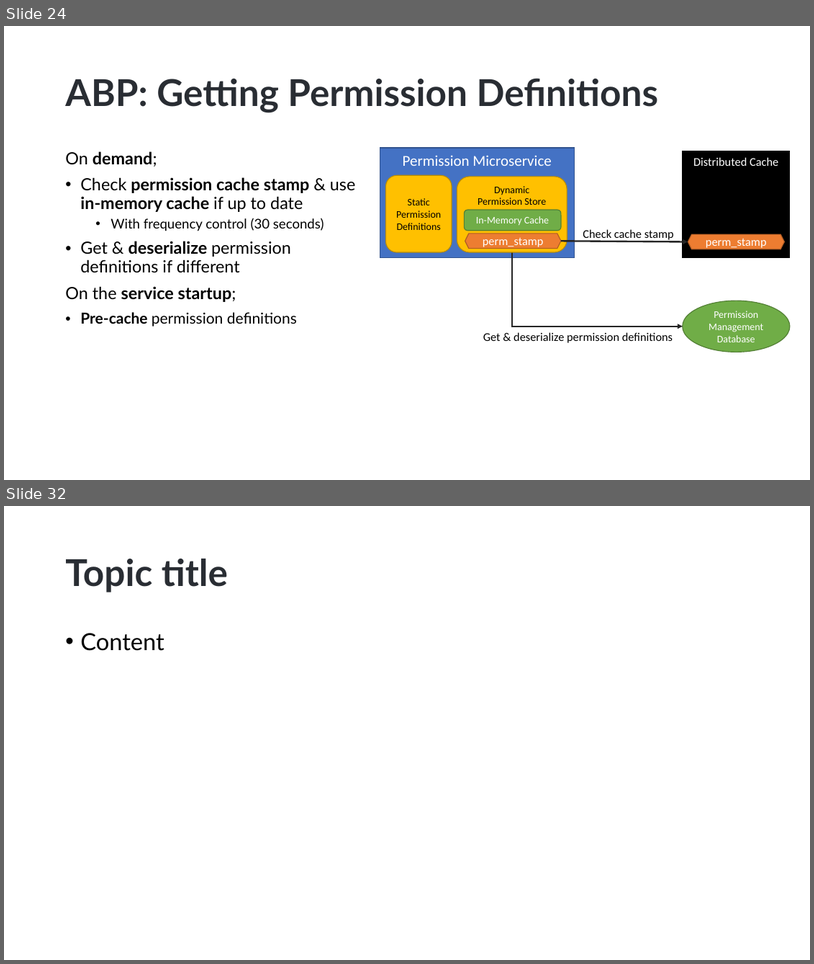
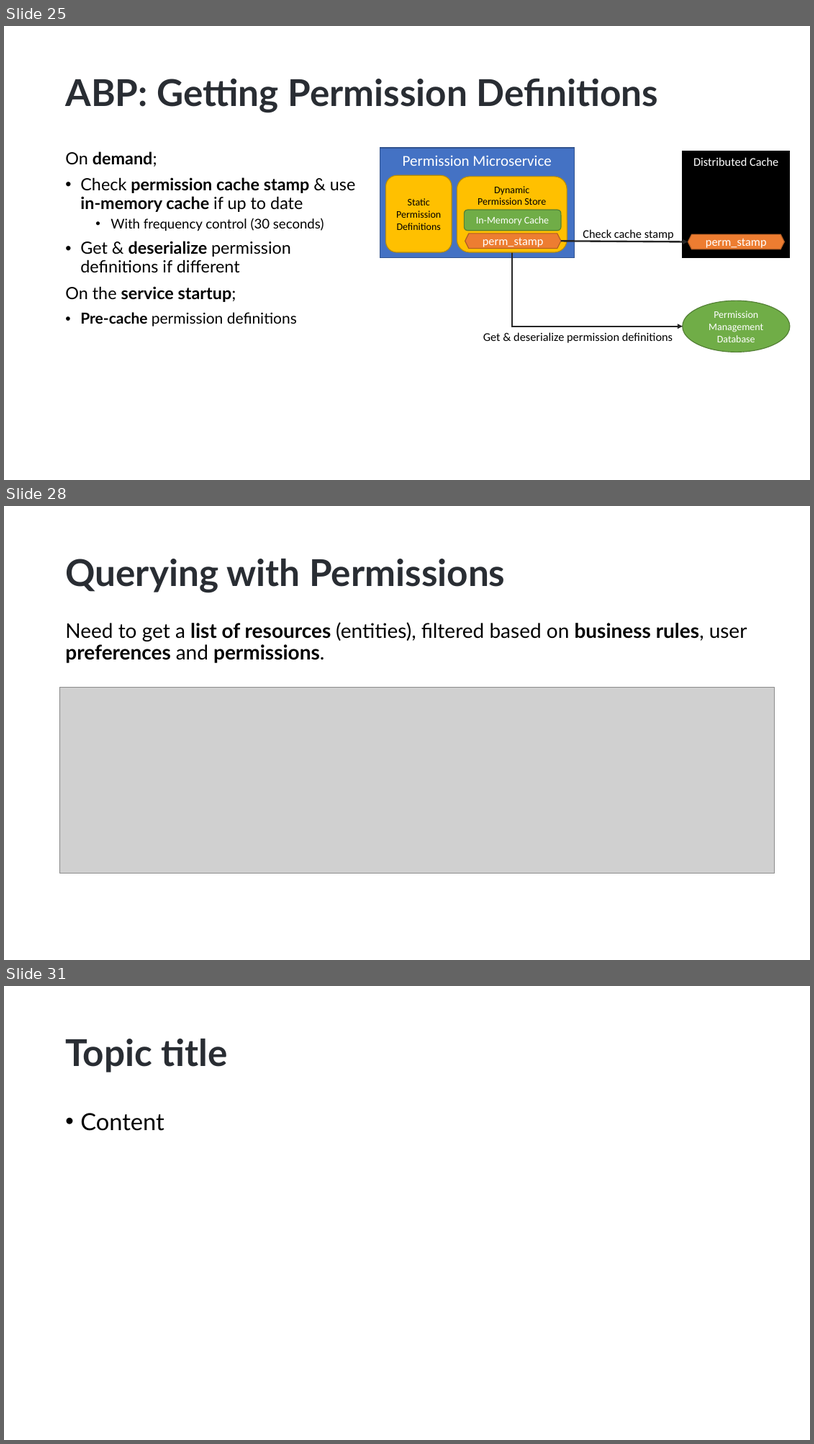
Before and after one commit to hikalkan/presentations, a slide deck: 2022-10-15 Authorization-In-Distributed-Systems/Authorization-In-Distributed-Systems.pptx. Shown one above the other, each under a label of ours: slides 24 and 32 before the commit, slides 25, 28 and 31 after it; the slides between them are not shown. The pictures are 814x964 and 814x1444 pixels, drawn with LibreOffice and Linux fonts; fonts in the diff are those of the drawing; grey boxes stand for pictures; background and template pictures are left out. Boxes give left, top, right and bottom in pixels: in the first picture for what was removed or moved away, otherwise in the second. Text is boxed around its words. In the diff, an @@ line names an element or a change of style, - is before the commit and + after.

```diff
--- a/2022-10-15 Authorization-In-Distributed-Systems/Authorization-In-Distributed-Systems.pptx
+++ b/2022-10-15 Authorization-In-Distributed-Systems/Authorization-In-Distributed-Systems.pptx
@@ slide 28 added at (4, 506, 810, 960), background picture (left out) @@
@@ title added at (65, 559, 505, 592), 44 pt, text #292D33, bold @@
+Querying with Permissions
@@ text added at (65, 622, 748, 663), 24 pt, text #000000, bold @@
+Need to get a list of resources (entities), filtered based on business rules, user preferences and permissions.
@@ picture added at (59, 687, 774, 873) @@
@@ what was slide 24 is now slide 25 @@
@@ what was slide 32 is now slide 31 @@
```
Also in this commit, not shown: 2 slides changed, 4 other slides added, 8 slides removed.
